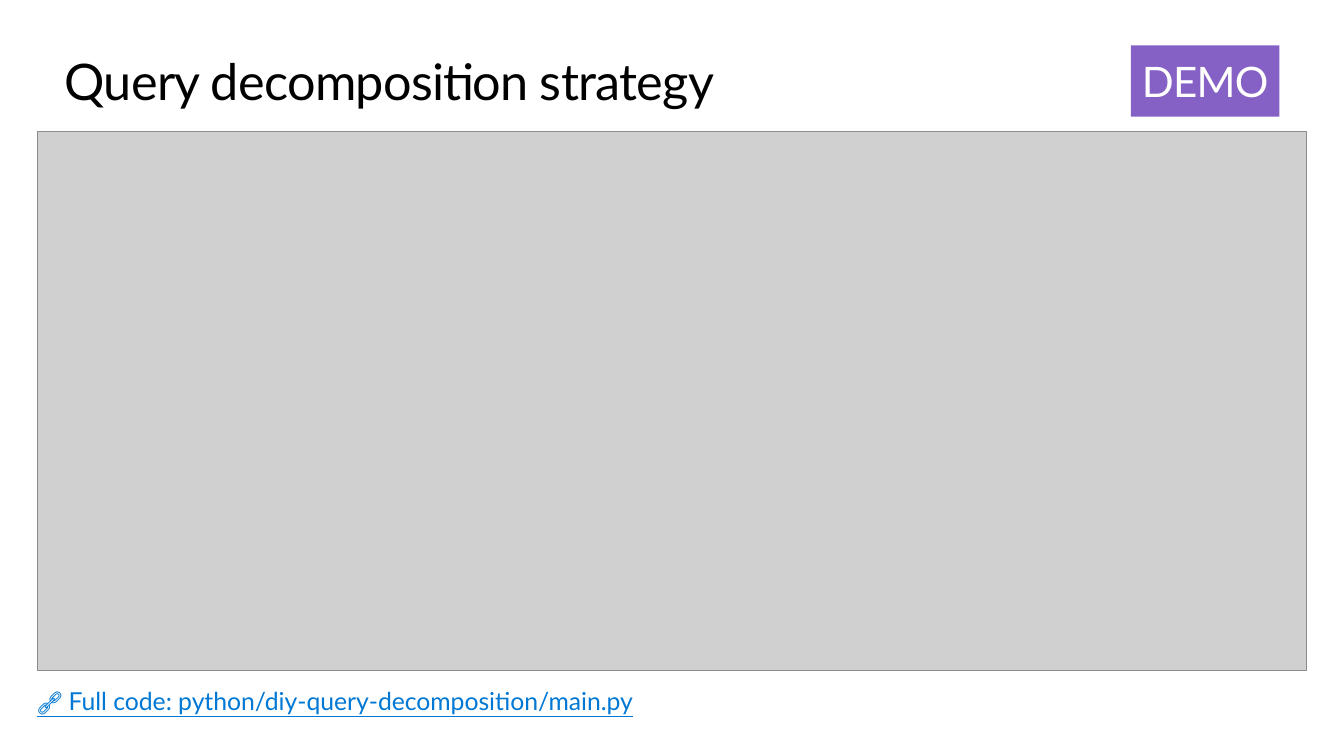
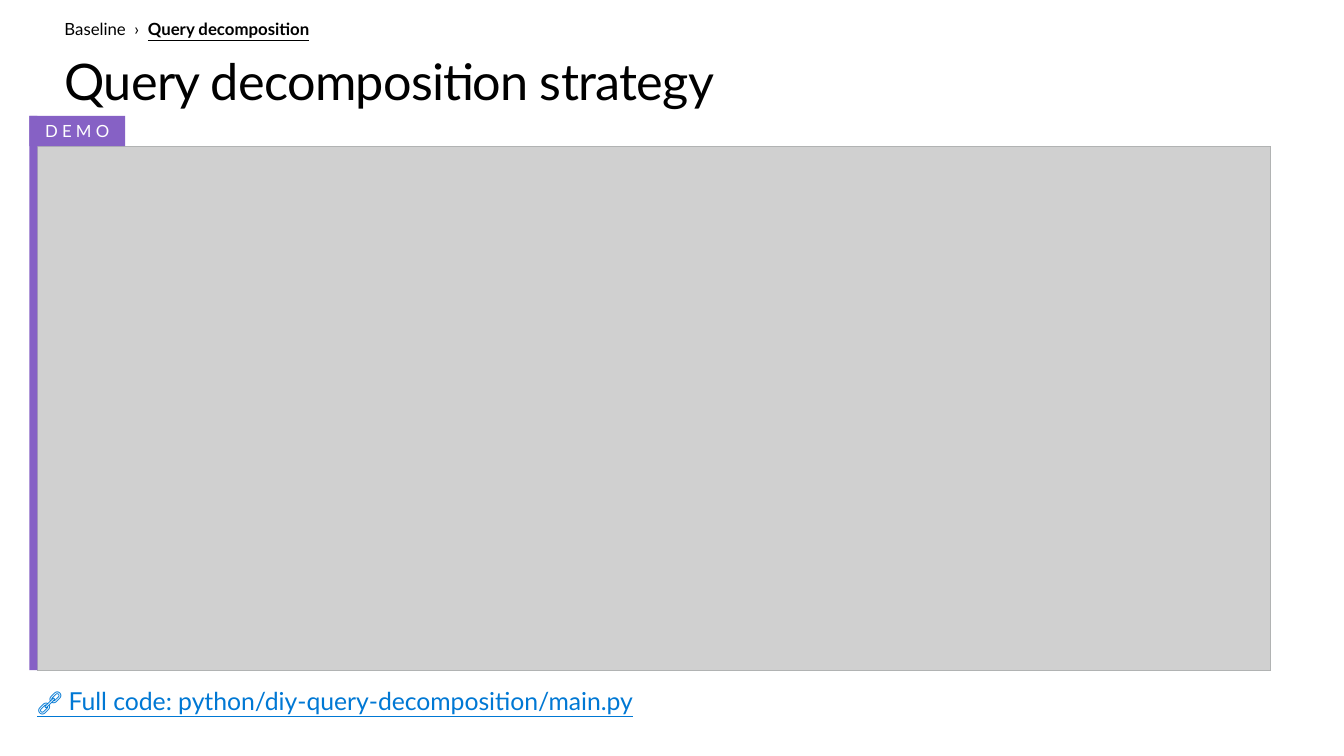
Before and after one commit to microsoft/ignite26-BRK300-building-agentic-retrieval-from-diy-to-foundry-iq, a slide deck: slide 15 of IgniteBRK300-WorkingDeck.pptx. Drawn at 1344x756 pixels with LibreOffice and Linux fonts; fonts in the diff are those of the drawing; grey boxes stand for pictures; background and template pictures are left out. Boxes give left, top, right and bottom in pixels: in the first picture for what was removed or moved away, otherwise in the second. Text is boxed around its words. In the diff, an @@ line names an element or a change of style, - is before the commit and + after.

```diff
--- a/IgniteBRK300-WorkingDeck.pptx
+++ b/IgniteBRK300-WorkingDeck.pptx
@@ text added at (64, 22, 309, 38), 12 pt, text #000000, bold, underline @@
+Baseline › Query decomposition
@@ rectangle "DEMO": place and size @@
-rectangle "DEMO" at (1131, 45, 1279, 117)
+rectangle "DEMO" at (29, 116, 125, 146)
@@ rectangle "DEMO" at (29, 116, 125, 146): size 30 to 12 pt, letter spacing -0.5 to 3 pt; vertical alignment top to middle @@
@@ rectangle added at (29, 116, 37, 670), fill #8661C5 @@
@@ picture: place and size @@
-picture at (37, 131, 1307, 670)
+picture at (37, 146, 1271, 670)
@@ rectangle added at (37, 146, 1271, 670), outline #B1B3B3 0.75 pt @@
```
Also in this commit, not shown: 34 other slides changed, 1 other file.
